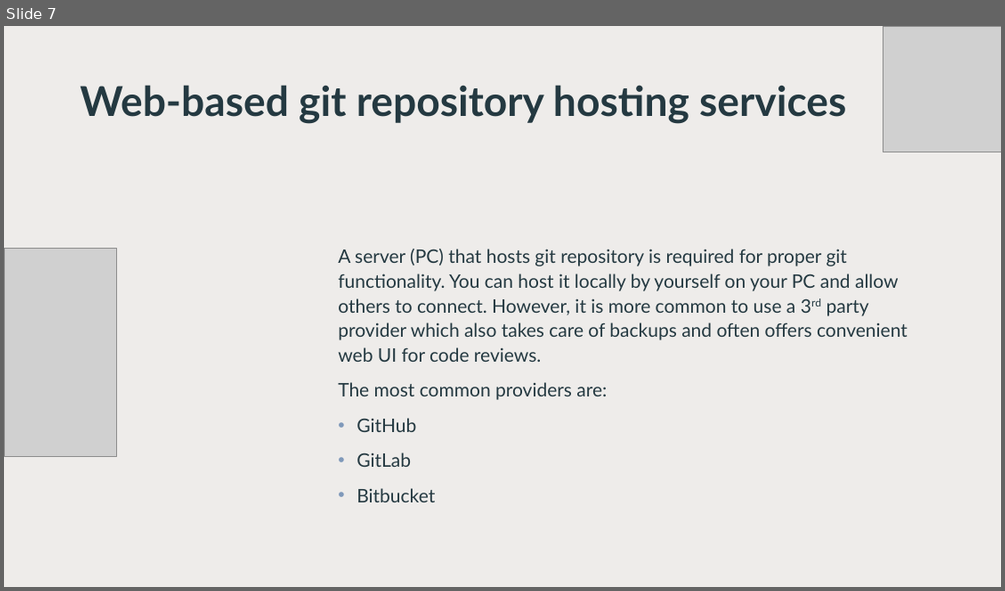
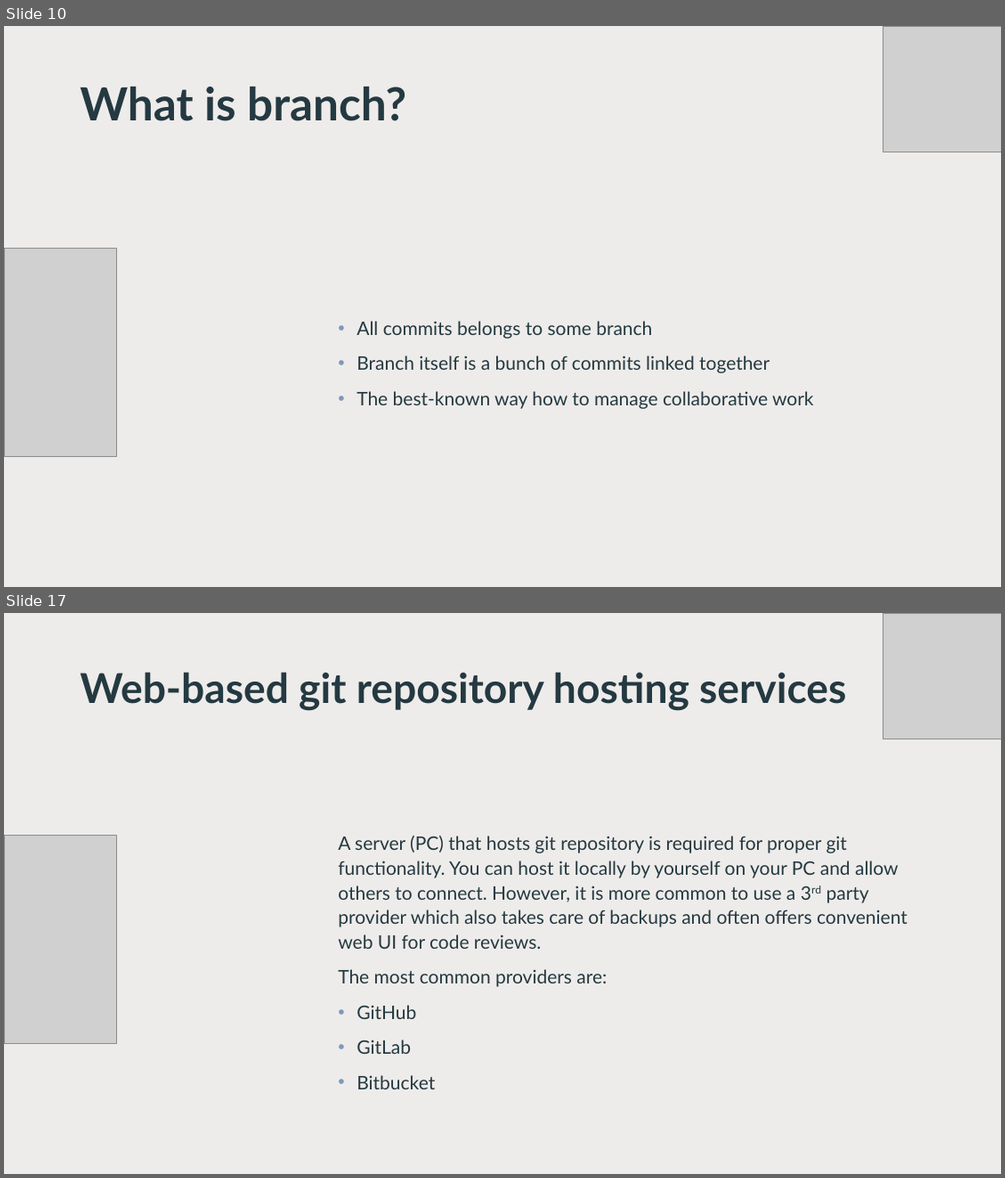
Before and after one commit to malyjak/python-course-2025, a slide deck: Lessons/Lesson_1_version_control_systems.pptx. Shown one above the other, each under a label of ours: slide 7 before the commit, slides 10 and 17 after it; the slides between them are not shown. The pictures are 1005x591 and 1005x1178 pixels, drawn with LibreOffice and Linux fonts; fonts in the diff are those of the drawing; grey boxes stand for pictures; background and template pictures are left out. Boxes give left, top, right and bottom in pixels: in the first picture for what was removed or moved away, otherwise in the second. Text is boxed around its words. In the diff, an @@ line names an element or a change of style, - is before the commit and + after.

```diff
--- a/Lessons/Lesson_1_version_control_systems.pptx
+++ b/Lessons/Lesson_1_version_control_systems.pptx
@@ slide 10 added at (4, 26, 1001, 587), background #FFFFFF @@
@@ rectangle added at (4, 26, 1001, 587), fill #FFFFFF @@
@@ rectangle added at (4, 26, 1001, 587), fill #E8E5E2 at 70% opacity @@
@@ picture added at (882, 26, 1001, 151) @@
@@ title added at (80, 87, 406, 121), 44 pt, text #243941, bold @@
+What is branch?
@@ picture added at (4, 248, 116, 457) @@
@@ text added at (356, 321, 814, 409), 18 pt, text #243941 @@
+• All commits belongs to some branch
+• Branch itself is a bunch of commits linked together
+• The best-known way how to manage collaborative work
@@ what was slide 7 is now slide 17 @@
```
Also in this commit, not shown: 4 slides changed, 10 other slides added.
